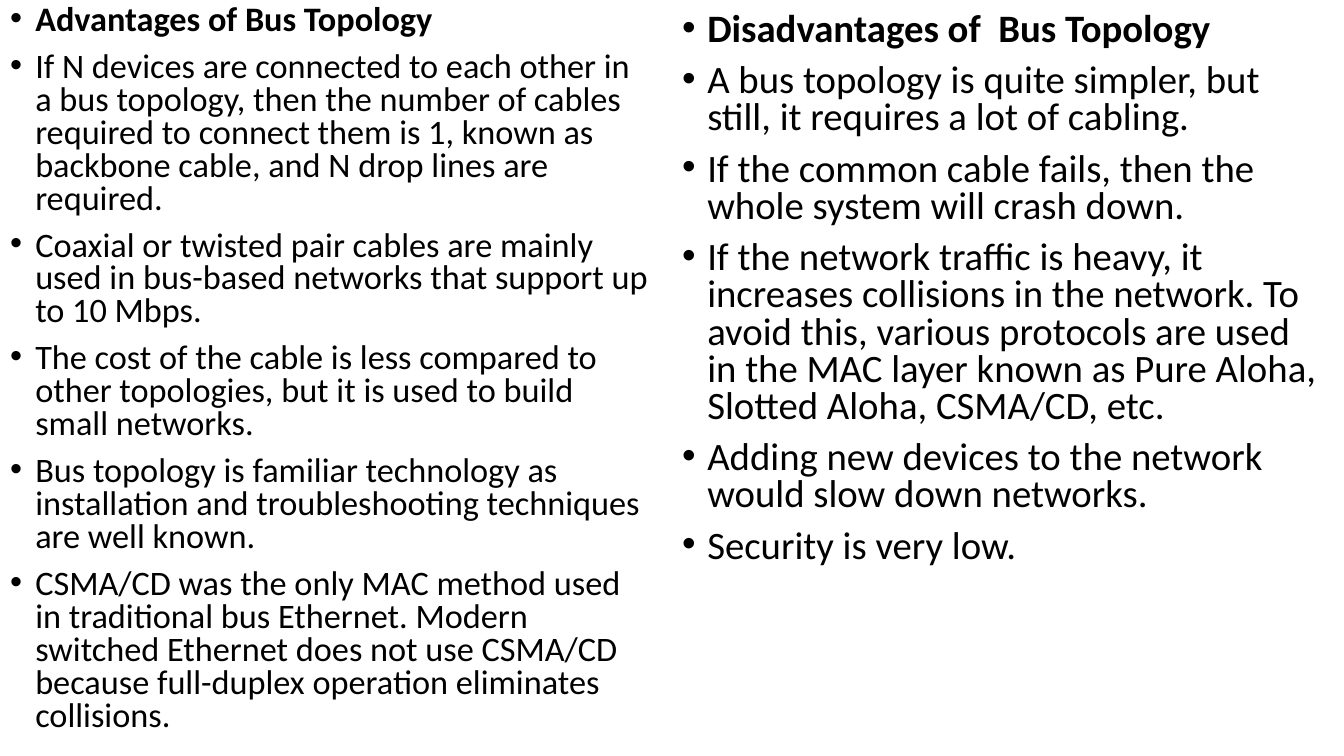
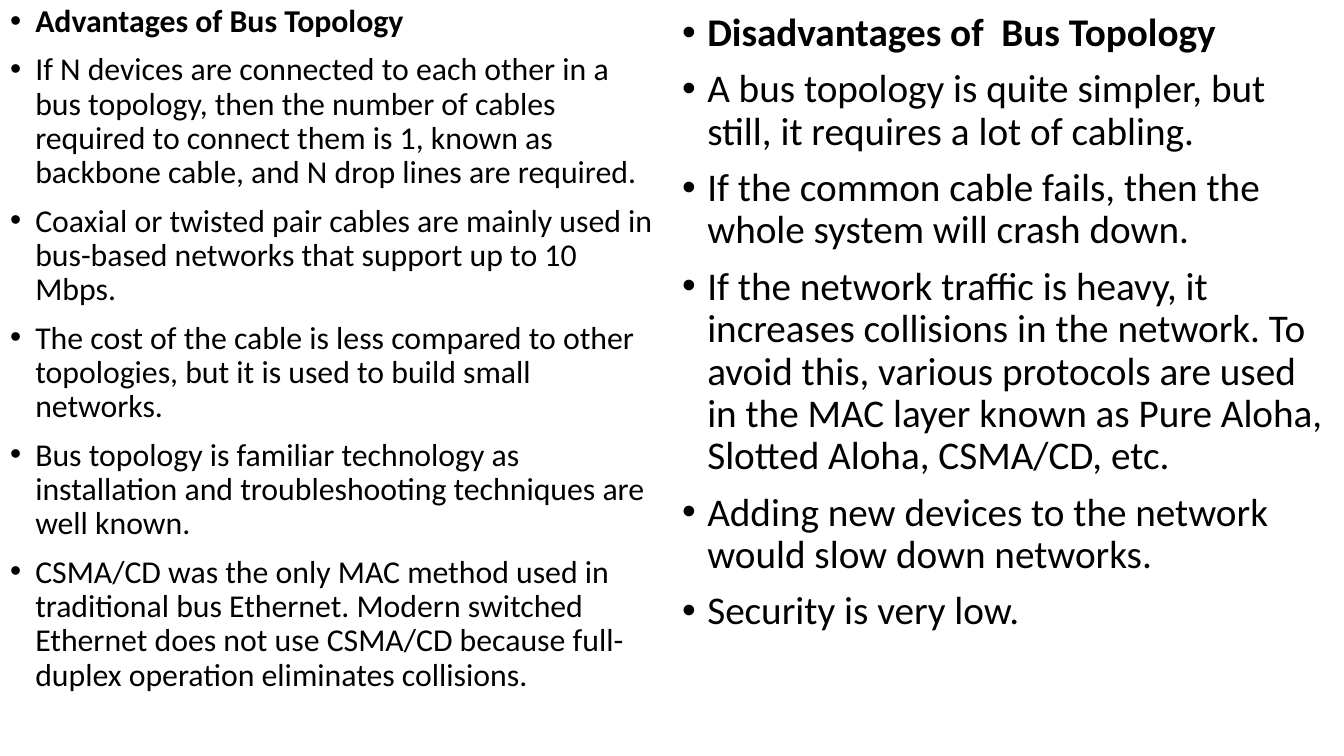
Before and after one commit to Mrcoderv/BCA-UnlimateNote-New, a slide deck: slide 6 of 5th sem/ComputerNetwork/Chapter new 4.pptx. Drawn at 1344x756 pixels with LibreOffice and Linux fonts; fonts in the diff are those of the drawing. Boxes give left, top, right and bottom in pixels: in the first picture for what was removed or moved away, otherwise in the second. Text is boxed around its words. In the diff, an @@ line names an element or a change of style, - is before the commit and + after.

```diff
--- a/5th sem/ComputerNetwork/Chapter new 4.pptx
+++ b/5th sem/ComputerNetwork/Chapter new 4.pptx
@@ text "Advantages of Bus Topology" at [35,9,652,691]: size 24.5 to 22.7 pt; line spacing 0.8 to 0.9 @@
@@ text "Disadvantages of Bus Topology" at [707,18,1322,631]: size 27.7 to 28 pt; line spacing 0.8 to 0.9 @@
```
Also in this commit, not shown: 12 other slides changed, 39 other files.
